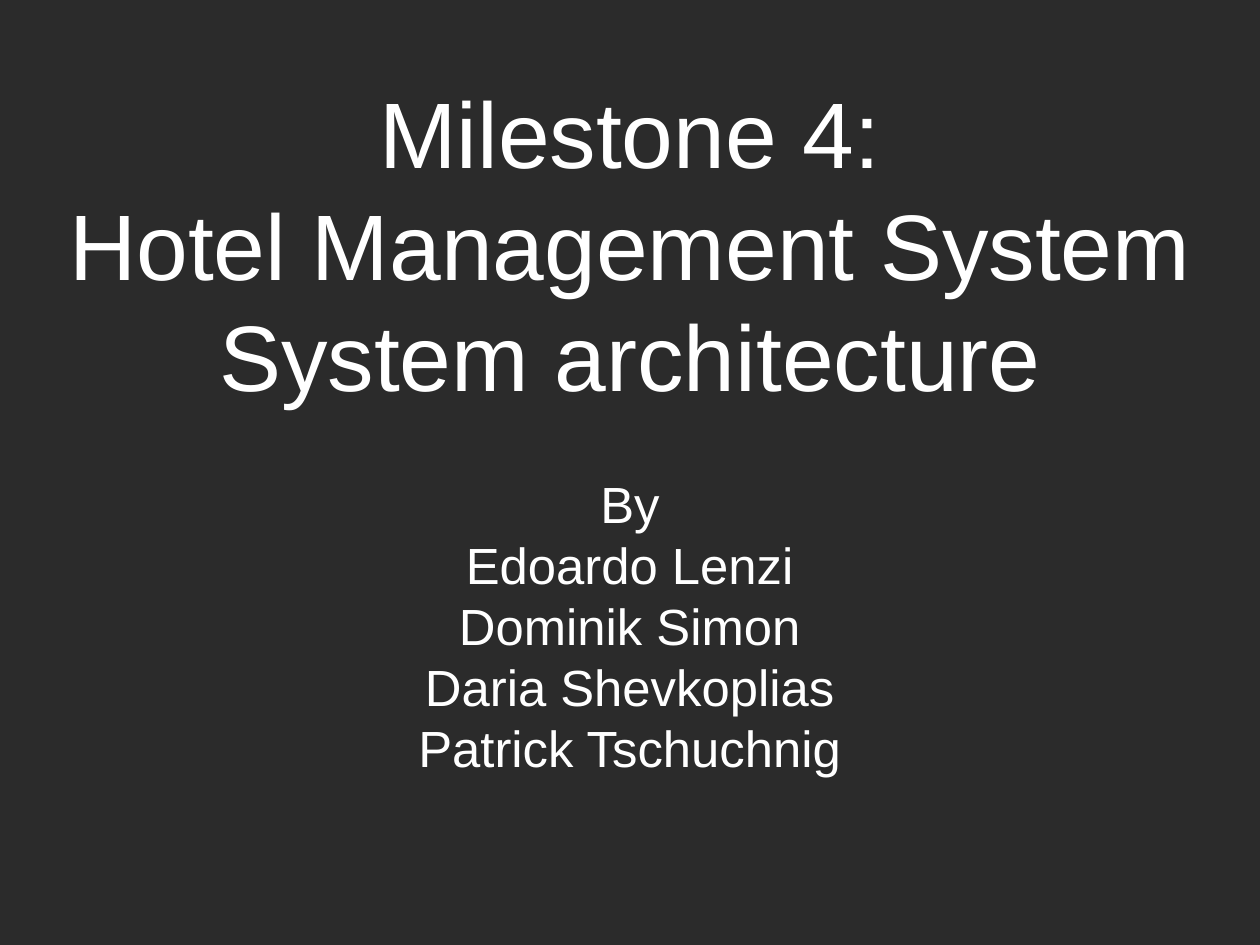
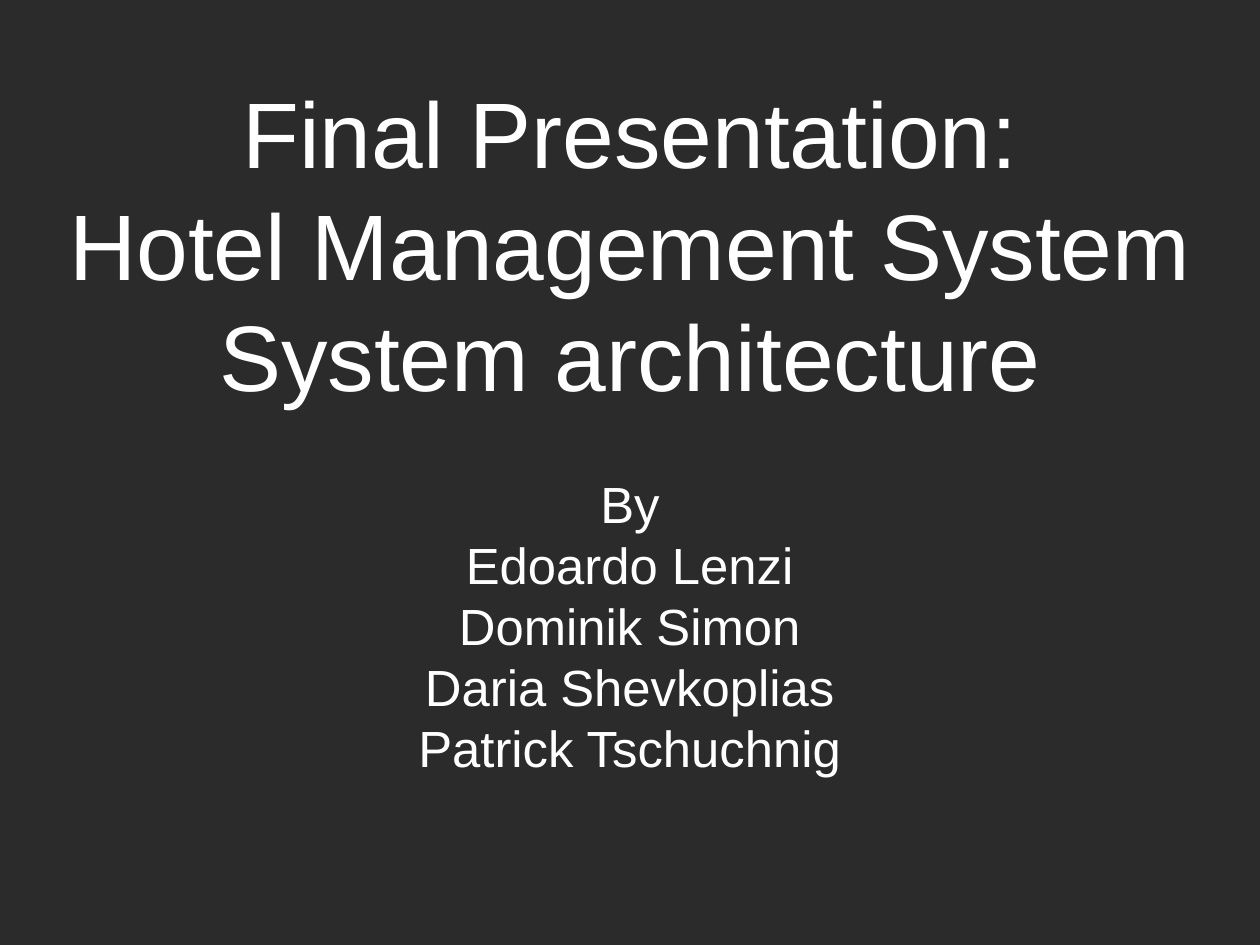
Before and after one commit to EdoardoLenzi9/Advanced-Programming-CPP-Dodo-Neko, a slide deck: slide 1 of Documentation/Milestone 4.odp. Drawn at 1260x945 pixels with LibreOffice and Linux fonts; fonts in the diff are those of the drawing; background and template pictures are left out; a plain dark background stands for a picture behind light text. Boxes give left, top, right and bottom in pixels: in the first picture for what was removed or moved away, otherwise in the second. Text is boxed around its words. In the diff, an @@ line names an element or a change of style, - is before the commit and + after.

```diff
--- a/Documentation/Milestone 4.odp
+++ b/Documentation/Milestone 4.odp
@@ title at <box>69,100,1190,409</box>: text changed @@
-Milestone 4:
-Hotel Management System
-System architecture
+Final Presentation:
+Hotel Management System
+System architecture
```
Also in this commit, not shown: 6 other slides changed, 2 slides added, 1 slide removed.
